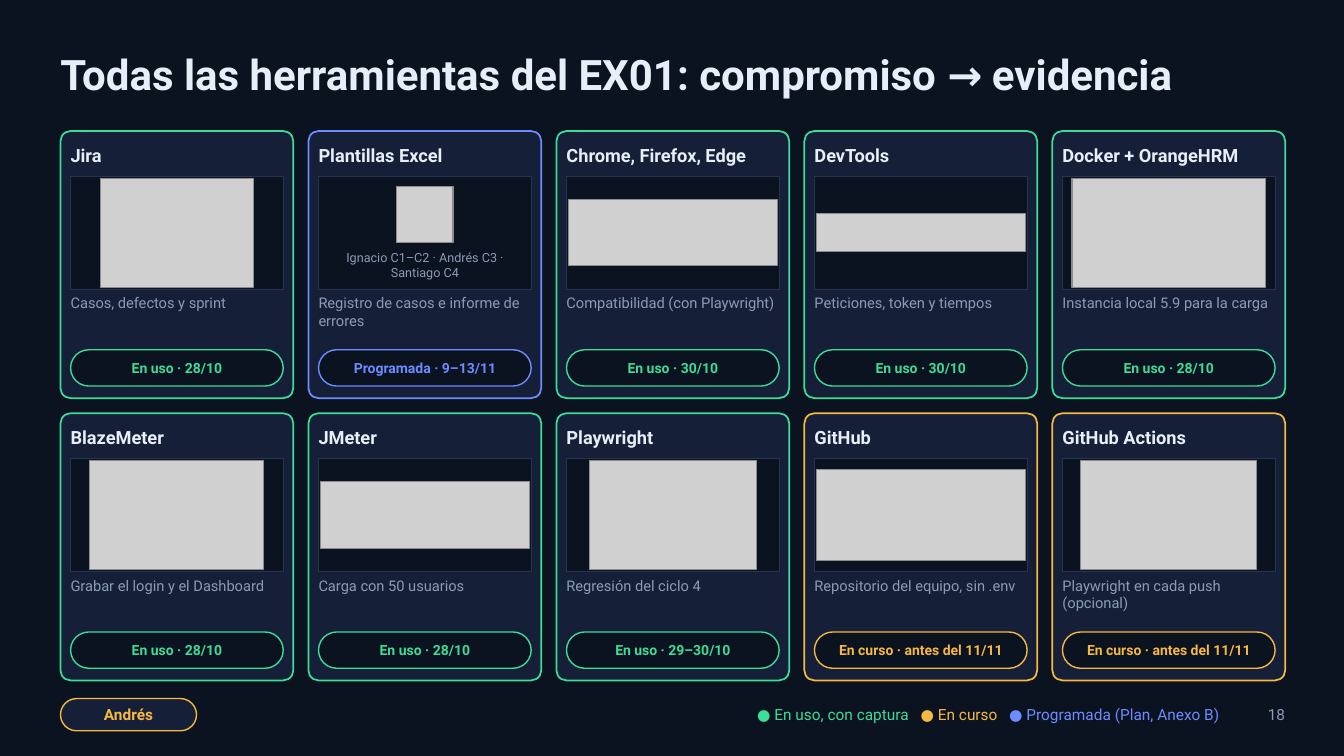
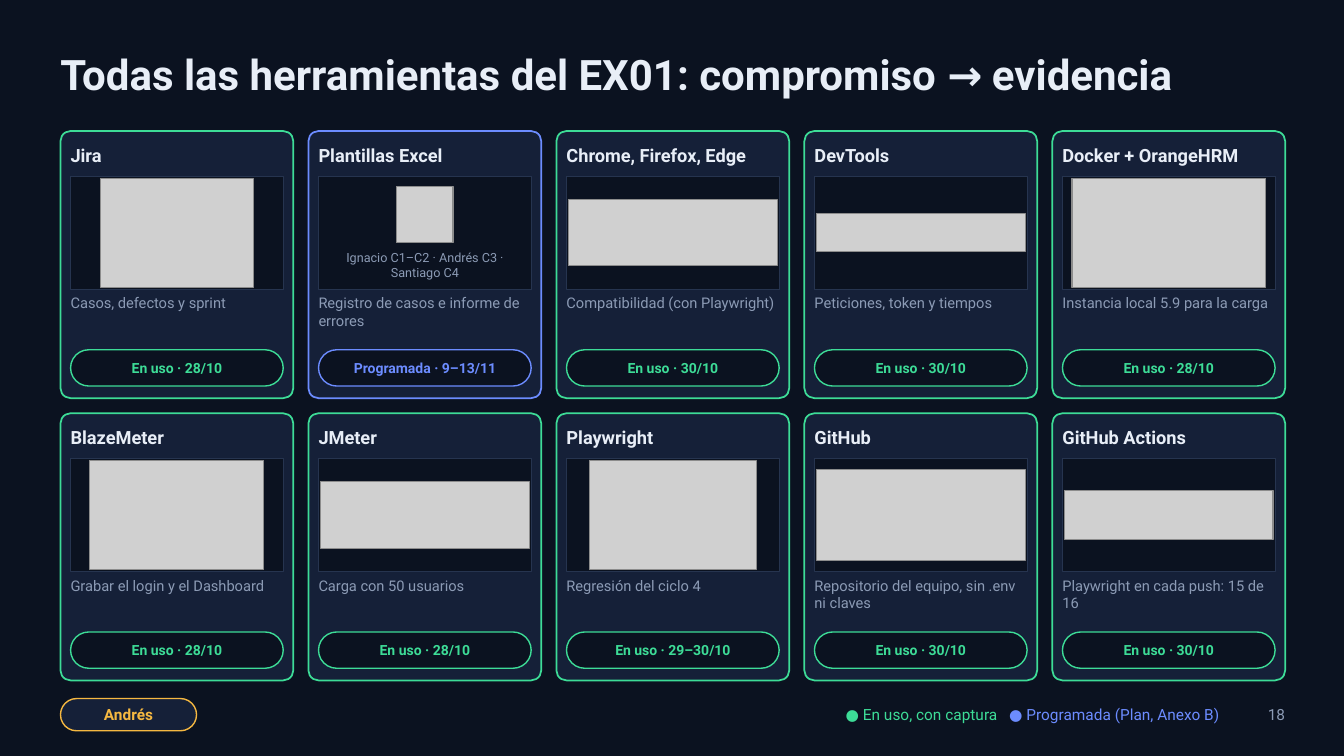
Before and after one commit to monterito123/G4-QA-OrangeHRM, a slide deck: slide 18 of PR02_presentacion/PR02_JMeter_BlazeMeter_Grupo4.pptx. Drawn at 1344x756 pixels with LibreOffice and Linux fonts; fonts in the diff are those of the drawing; grey boxes stand for pictures. Boxes give left, top, right and bottom in pixels: in the first picture for what was removed or moved away, otherwise in the second. Text is boxed around its words. In the diff, an @@ line names an element or a change of style, - is before the commit and + after.

```diff
--- a/PR02_presentacion/PR02_JMeter_BlazeMeter_Grupo4.pptx
+++ b/PR02_presentacion/PR02_JMeter_BlazeMeter_Grupo4.pptx
@@ rounded rectangle at bbox=[805, 413, 1037, 681]: outline #F5B841 1.25 pt to #3DDC97 1.25 pt @@
@@ rounded rectangle at bbox=[1053, 413, 1286, 681]: outline #F5B841 1.25 pt to #3DDC97 1.25 pt @@
@@ picture: place and size @@
-picture at bbox=[1081, 461, 1257, 570]
+picture at bbox=[1065, 491, 1273, 539]
@@ text at bbox=[814, 580, 1016, 608]: text changed @@
-Repositorio del equipo, sin .env
+Repositorio del equipo, sin .env ni claves
@@ text at bbox=[1062, 580, 1264, 608]: text changed @@
-Playwright en cada push (opcional)
+Playwright en cada push: 15 de 16
@@ rounded rectangle at bbox=[815, 632, 1027, 668]: outline #F5B841 1 pt to #3DDC97 1 pt @@
@@ text at bbox=[876, 645, 966, 656]: text changed; text colour #F5B841 to #3DDC97 @@
-En curso · antes del 11/11
+En uso · 30/10
@@ rounded rectangle at bbox=[1063, 632, 1275, 668]: outline #F5B841 1 pt to #3DDC97 1 pt @@
@@ text at bbox=[1124, 645, 1214, 656]: text changed; text colour #F5B841 to #3DDC97 @@
-En curso · antes del 11/11
+En uso · 30/10
@@ text at bbox=[863, 708, 1219, 724]: text changed @@
-● En uso, con captura ● En curso ● Programada (Plan, Anexo B)
+● En uso, con captura ● Programada (Plan, Anexo B)
```
Also in this commit, not shown: 4 other files.
